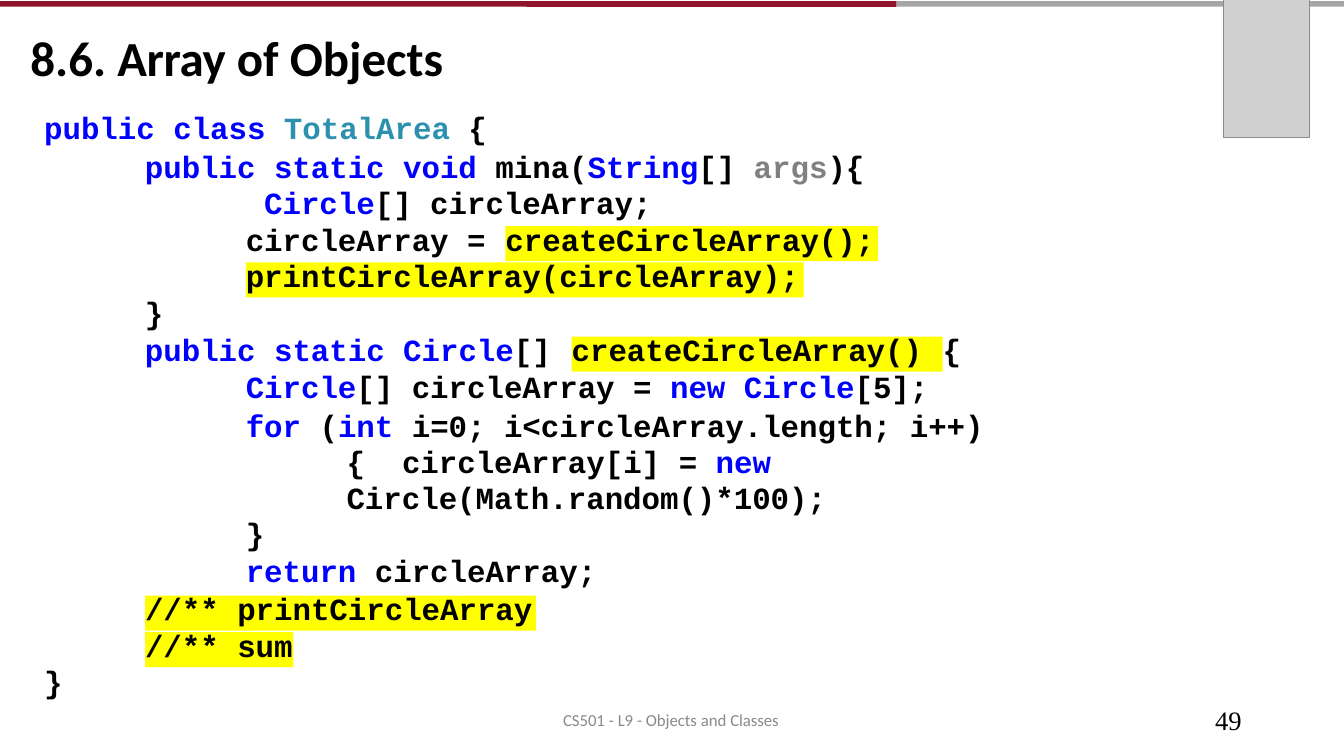
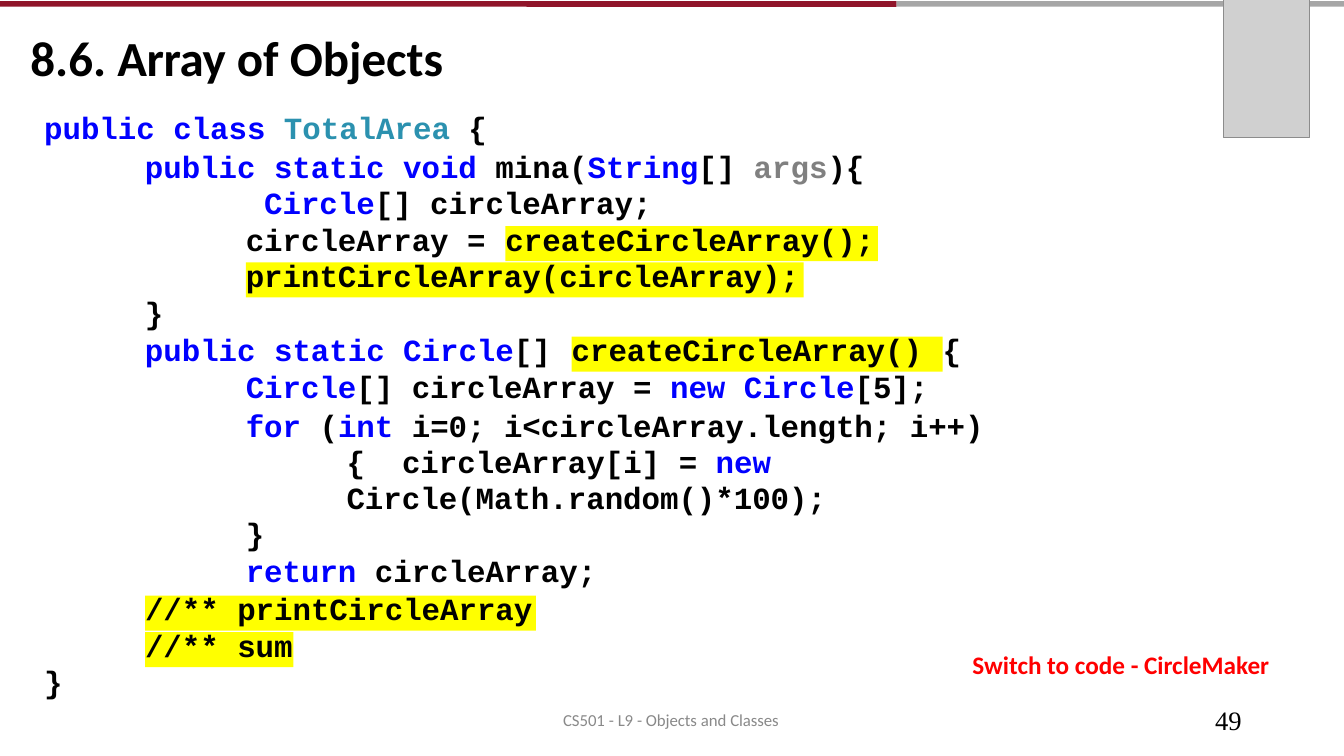
Before and after one commit to AughdonBreslin/CS501IntroToJava, a slide deck: slide 49 of Lectures/8_Objects_Classes.pptx. Drawn at 1344x756 pixels with LibreOffice and Linux fonts; fonts in the diff are those of the drawing; grey boxes stand for pictures. Boxes give left, top, right and bottom in pixels: in the first picture for what was removed or moved away, otherwise in the second. Text is boxed around its words. In the diff, an @@ line names an element or a change of style, - is before the commit and + after.

```diff
--- a/Lectures/8_Objects_Classes.pptx
+++ b/Lectures/8_Objects_Classes.pptx
@@ text added at (x1=972, y1=656, x2=1269, y2=675), 18 pt, text #FF0000, bold @@
+Switch to code - CircleMaker
```
Also in this commit, not shown: 3 other slides changed, 7 other files.
